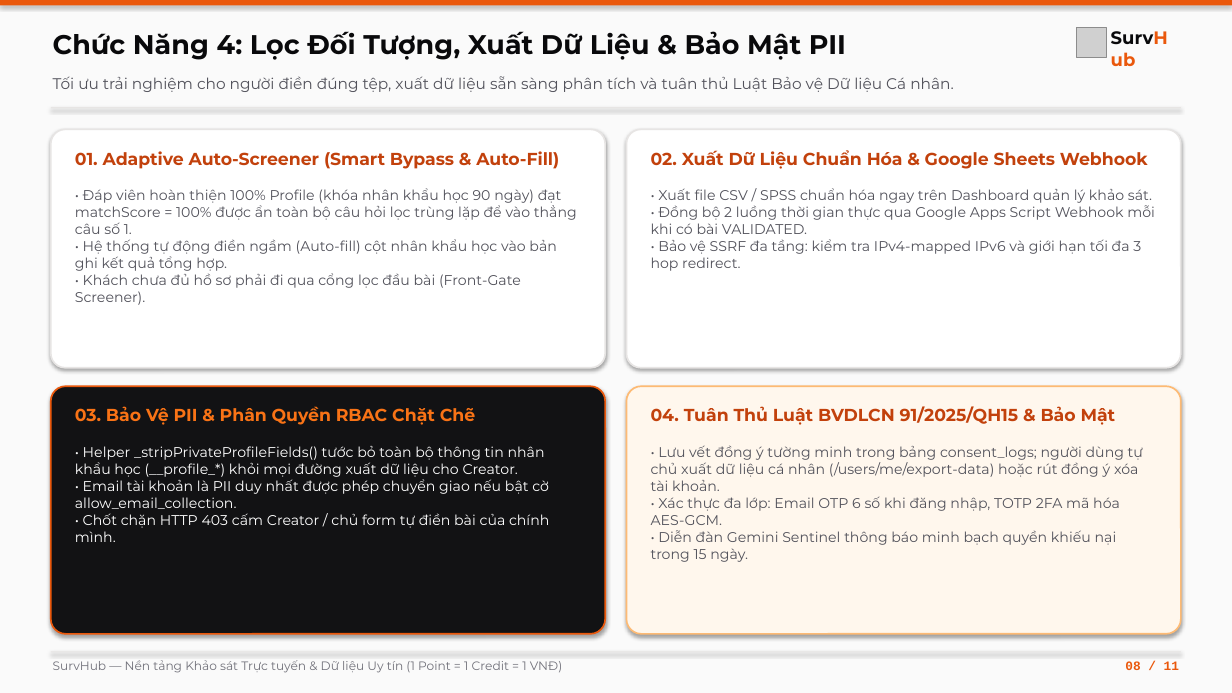
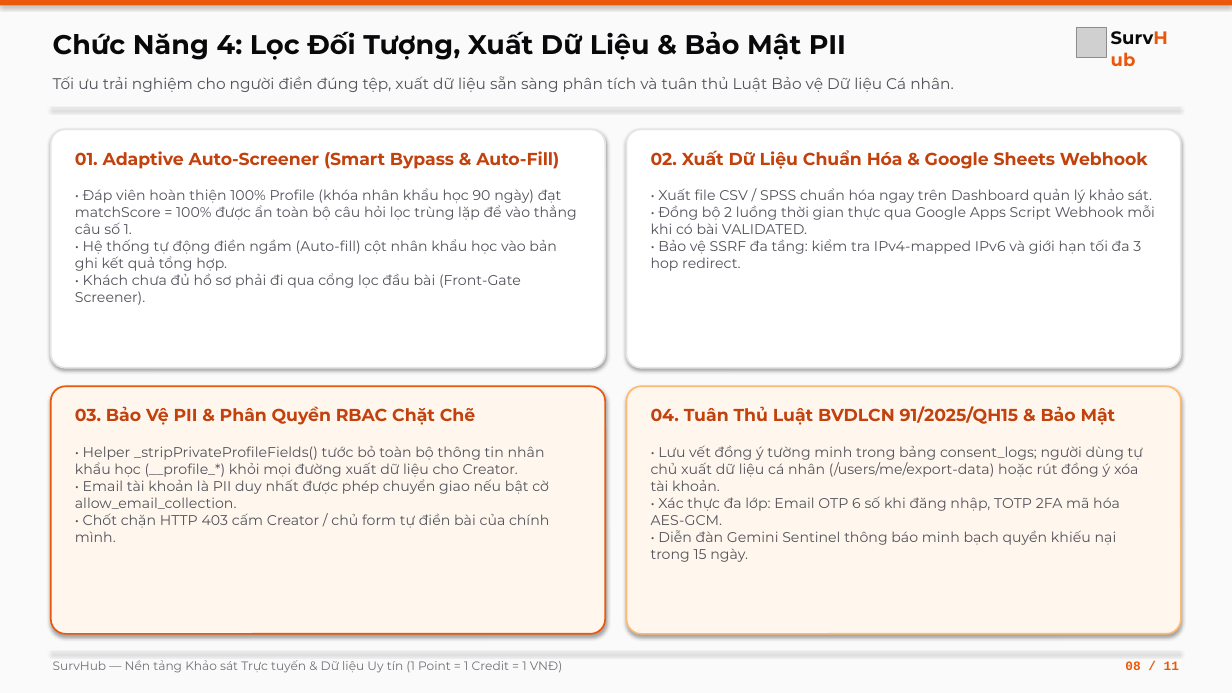
Before and after one commit to trungdzid3/Surv_Hub, a slide deck: slide 8 of docs/SurvHub_Presentation.pptx. Drawn at 1232x693 pixels with LibreOffice and Linux fonts; fonts in the diff are those of the drawing; grey boxes stand for pictures. Boxes give left, top, right and bottom in pixels: in the first picture for what was removed or moved away, otherwise in the second. Text is boxed around its words. In the diff, an @@ line names an element or a change of style, - is before the commit and + after.

Commit message:
style(presentation): unify all 11 slides and BMC to clean light theme

```diff
--- a/docs/SurvHub_Presentation.pptx
+++ b/docs/SurvHub_Presentation.pptx
@@ rounded rectangle at (51, 386, 605, 634): fill #121214 to #FFF7ED @@
@@ text "03. Bảo Vệ PII & ..." at (75, 406, 476, 425): text colour #F97316 to #C2410C @@
@@ text "• Helper _stripPrivateProfileFields() tước bỏ ..." at (75, 446, 549, 542): text colour #FFFFFF to #52525B @@
```
Also in this commit, not shown: 8 other slides changed, 3 other files.
